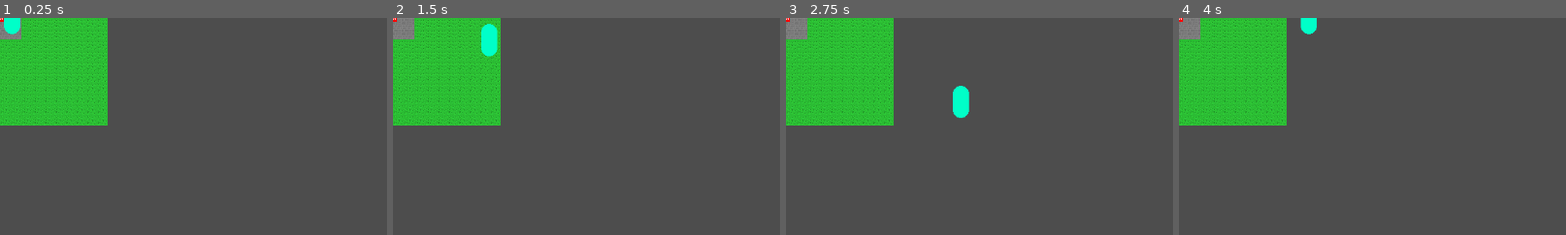
Above: before the commit, frames 1-4 (left to right).
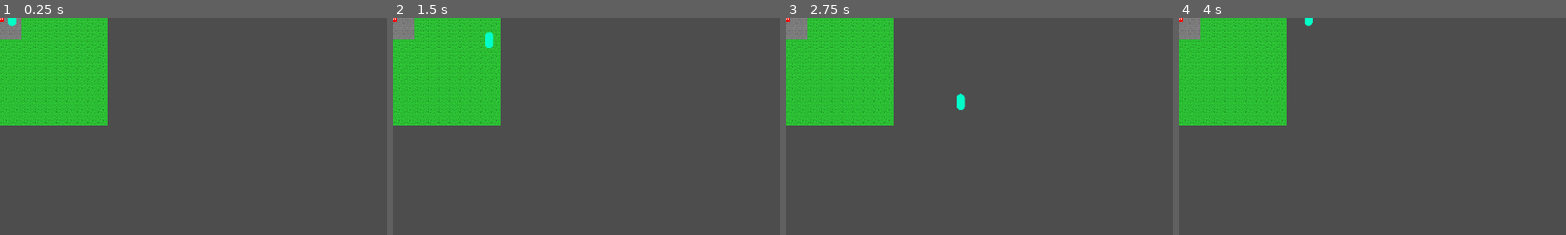
Above: after the commit, the same moments.

Repository: Birb-Games/the-legend-of-the-lawns
Game: Godot game, scene res://scenes/main.tscn
Same seed, same stepped clock (60 frames per second), same inputs: the game is played once before the commit and once after it.
Inputs:
- Up to frame 1 (0.25 s): no input
- Up to frame 2 (1.5 s): tap Enter at 0.5 s; hold D (move_right) 0.53-1.28 s; hold S (move_down) from 1.28 s (still down)
- Up to frame 3 (2.75 s): release S (move_down) at 2.03 s; hold D (move_right) from 2.03 s (still down)
- Up to frame 4 (4 s): release D (move_right) at 2.78 s; hold W (move_up) 2.78-3.53 s; hold A (move_left) from 3.53 s (still down)
The pictures show only the part of the screen within x 0-50%, y 0-50%; the shares and areas given below are measured in that part.

The runs differ from the first frame. In frame 1, 0.2% of the frame differs, in the area x 1-6%, y 0-8%; in frame 2, 0.4%; in frame 3, 0.4%, in the area x 43-48%, y 31-46%; in frame 4, 0.2%.

Commit message:
small changes

Diff:
--- a/scenes/lawnmower.tscn
+++ b/scenes/lawnmower.tscn
@@ -13,14 +13,15 @@
 "speed": 5.0
 }]
 
-[sub_resource type="RectangleShape2D" id="RectangleShape2D_8t1u5"]
+[sub_resource type="RectangleShape2D" id="RectangleShape2D_pf4ts"]
 size = Vector2(12, 12)
 
-[node name="Lawnmower" type="CharacterBody2D"]
+[node name="Lawnmower" type="RigidBody2D"]
+gravity_scale = 0.0
 
 [node name="AnimatedSprite2D" type="AnimatedSprite2D" parent="."]
 scale = Vector2(0.5, 0.5)
 sprite_frames = SubResource("SpriteFrames_8t1u5")
 
 [node name="CollisionShape2D" type="CollisionShape2D" parent="."]
-shape = SubResource("RectangleShape2D_8t1u5")
+shape = SubResource("RectangleShape2D_pf4ts")
--- a/scenes/main.tscn
+++ b/scenes/main.tscn
@@ -11,3 +11,4 @@
 [node name="Lawnmower" parent="." instance=ExtResource("2_0wfyh")]
 
 [node name="Player" parent="." instance=ExtResource("1_o5qli")]
+position = Vector2(18, 0)
--- a/scenes/player.tscn
+++ b/scenes/player.tscn
@@ -1,17 +1,28 @@
-[gd_scene load_steps=4 format=3 uid="uid://dnyloygmtumiv"]
+[gd_scene load_steps=5 format=3 uid="uid://bs3x6d08che1a"]
 
 [ext_resource type="Texture2D" uid="uid://c6bkr7cm3tjas" path="res://assets/textures/player.png" id="1_3vyb7"]
 [ext_resource type="Script" uid="uid://x6kjfvrsnx0e" path="res://scripts/player.gd" id="1_g2els"]
 
-[sub_resource type="CapsuleShape2D" id="CapsuleShape2D_g2els"]
-radius = 12.0
-height = 48.0
+[sub_resource type="SpriteFrames" id="SpriteFrames_g2els"]
+animations = [{
+"frames": [{
+"duration": 1.0,
+"texture": ExtResource("1_3vyb7")
+}],
+"loop": true,
+"name": &"default",
+"speed": 5.0
+}]
+
+[sub_resource type="RectangleShape2D" id="RectangleShape2D_g2els"]
+size = Vector2(12, 24)
 
 [node name="player" type="CharacterBody2D"]
 script = ExtResource("1_g2els")
 
+[node name="AnimatedSprite2D" type="AnimatedSprite2D" parent="."]
+scale = Vector2(0.5, 0.5)
+sprite_frames = SubResource("SpriteFrames_g2els")
+
 [node name="CollisionShape2D" type="CollisionShape2D" parent="."]
-shape = SubResource("CapsuleShape2D_g2els")
-
-[node name="Sprite2D" type="Sprite2D" parent="."]
-texture = ExtResource("1_3vyb7")
+shape = SubResource("RectangleShape2D_g2els")
Not shown: 1 places in scenes/lawn.tscn that only renumber resources
Not shown: 1 places in scenes/lawnmower.tscn that only renumber resources
Not shown: 1 places in scenes/main.tscn that only renumber resources
